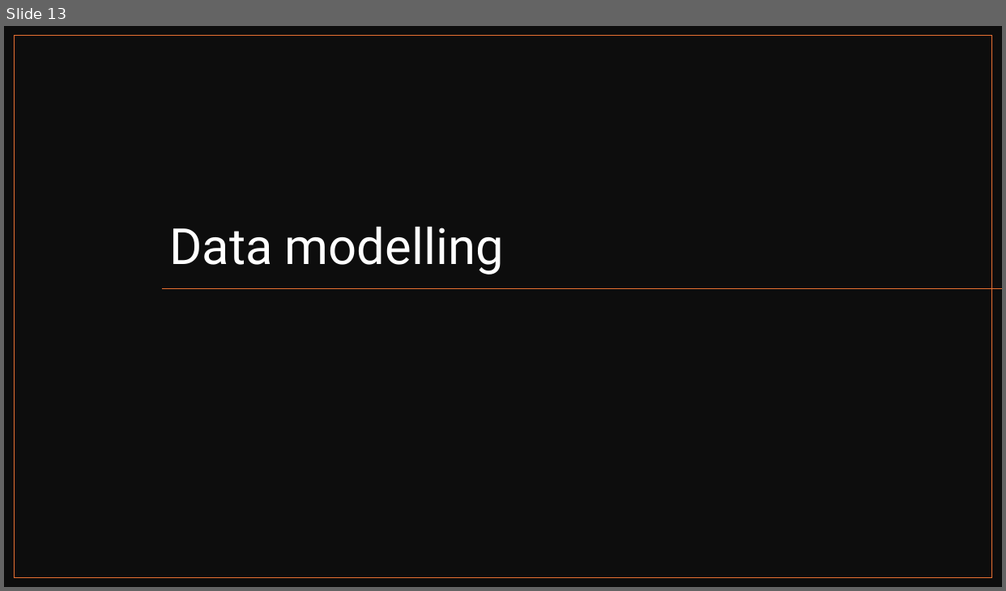
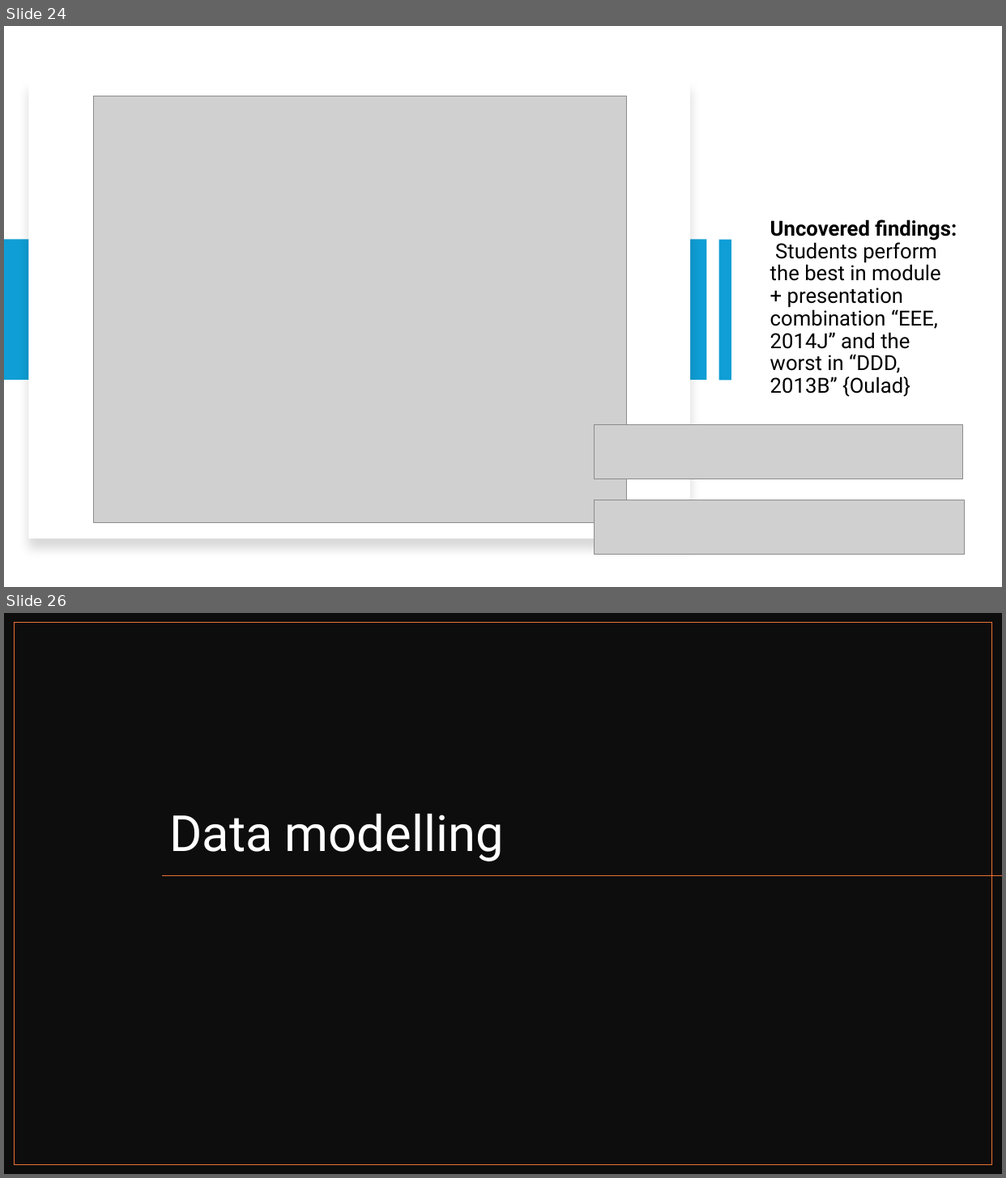
Before and after one commit to ProjectsKoryHasWorkedOn/2024_Grades_Dataset_R_Project, a slide deck: r_project_presentation.pptx. Shown one above the other, each under a label of ours: slide 13 before the commit, slides 24 and 26 after it; the slides between them are not shown. The pictures are 1006x591 and 1006x1178 pixels, drawn with LibreOffice and Linux fonts; fonts in the diff are those of the drawing; grey boxes stand for pictures. Boxes give left, top, right and bottom in pixels: in the first picture for what was removed or moved away, otherwise in the second. Text is boxed around its words. In the diff, an @@ line names an element or a change of style, - is before the commit and + after.

```diff
--- a/r_project_presentation.pptx
+++ b/r_project_presentation.pptx
@@ slide 24 added at [4, 26, 1002, 587], background #FFFFFF @@
@@ rectangle added at [28, 80, 691, 539], fill #FFFFFF @@
@@ picture added at [93, 96, 626, 523] @@
@@ title added at [770, 220, 957, 397], 20 pt, text #000000 @@
+Uncovered findings: Students perform the best in module + presentation combination “EEE, 2014J” and the worst in “DDD, 2013B” {Oulad}
@@ rectangle added at [4, 240, 707, 381], fill #0F9ED5 @@
@@ rectangle added at [718, 240, 731, 381], fill #0F9ED5 @@
@@ picture added at [594, 425, 964, 480] @@
@@ picture added at [594, 501, 965, 555] @@
@@ what was slide 13 is now slide 26 @@
```
Also in this commit, not shown: 4 slides changed, 25 other slides added, 12 slides removed, 11 other files.
